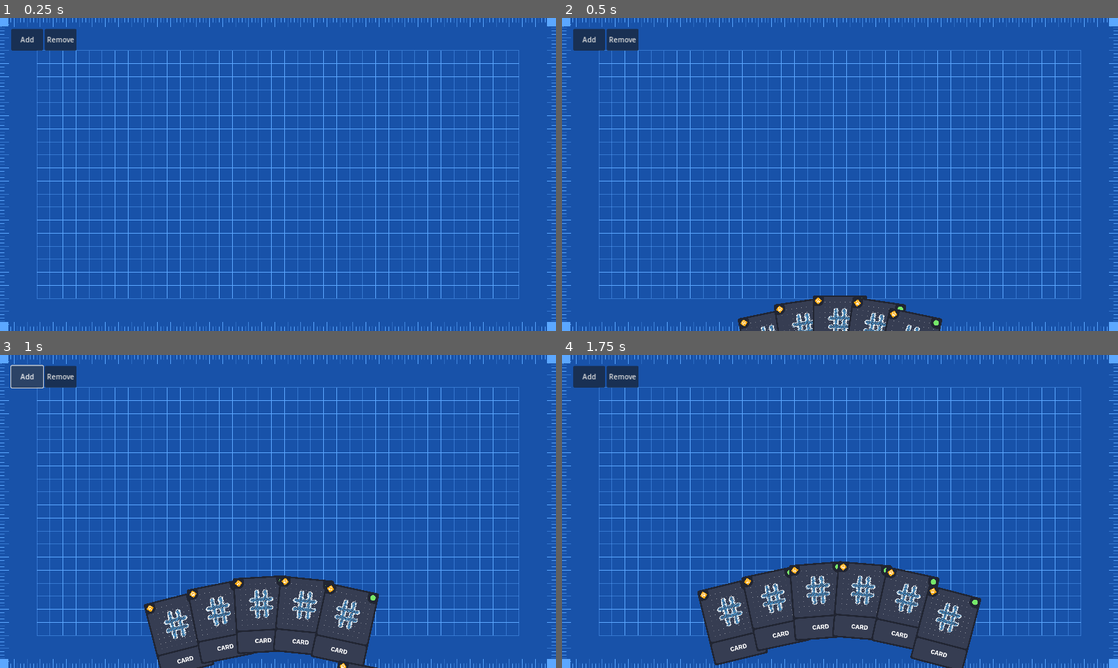
Above: before the commit, frames 1-4 (two rows, left to right).
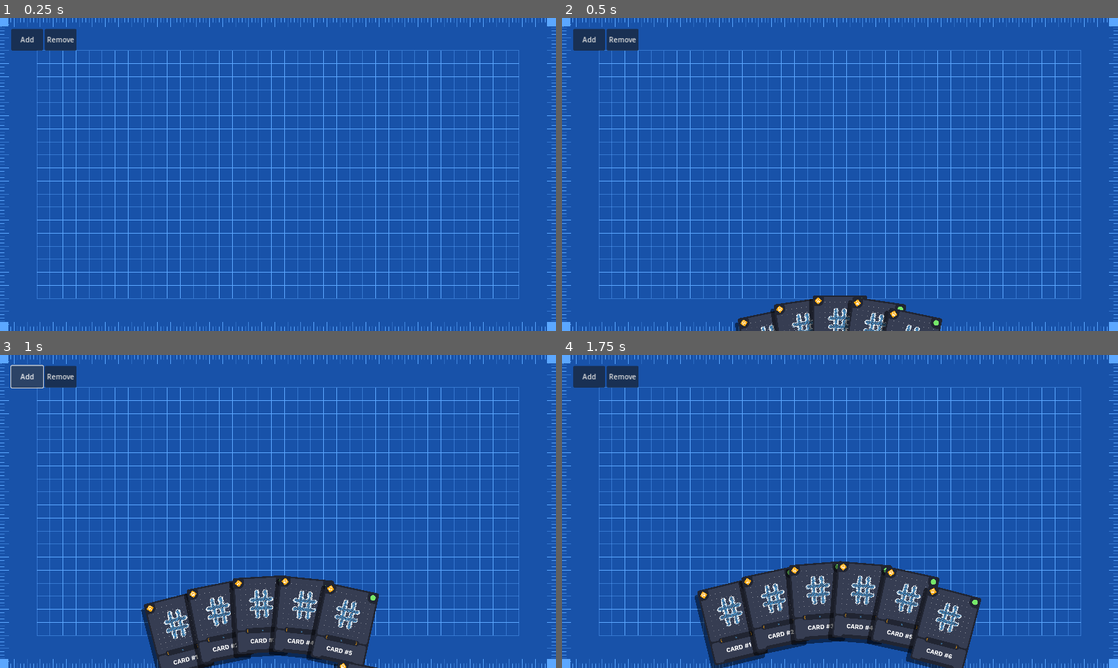
Above: after the commit, the same moments.

Repository: IamFastre/Numertica
Game: Godot game, scene res://scenes/game.tscn
The game is run twice, just before and just after one commit, with the same random seed, the same clock (stepped at 60 frames per second) and the same inputs.
Inputs (mouse positions are in pixels of both pictures, inside the frame that each line leads up to):
- Up to frame 1 (0.25 s): no input
- Up to frame 2 (0.5 s): no input
- Up to frame 3 (1 s): click "Add" at 0.5 s
- Up to frame 4 (1.75 s): click (734, 627) at 1.27 s

Frame 1 is identical in both runs. In frame 2, 0.2% of the frame differs, in the area x 31-61%, y 89-100%; in frame 3, 1.7%; in frame 4, 2.3%, in the area x 23-74%, y 66-100%.

Commit message:
card resource + card shadow shader

Diff:
--- /dev/null
+++ b/card.gdshader
@@ -0,0 +1,29 @@
+// version: 1.0 (modified)
+// repository: https://github.com/TABmk/godot-2d-shadow-shader
+
+shader_type canvas_item;
+
+uniform vec2 offset = vec2(-10.0, -10.0);
+uniform vec4 color : source_color;
+uniform bool debug = false;
+
+vec4 hideTrail(vec2 uv, sampler2D txtr, bool isMain) {
+	if (uv.x >= 0.0 && uv.x <= 1.0 && uv.y >= 0.0 && uv.y <= 1.0) {
+		vec4 texColor = texture(txtr, uv);
+		return isMain ? texColor : vec4(color.rgb, texColor.a - (1.0 - color.a));
+	}
+	return vec4(0.0);
+}
+
+void fragment() {
+	vec2 singlePX = TEXTURE_PIXEL_SIZE;
+
+	vec4 uv_texture = hideTrail(UV, TEXTURE, true) * COLOR;
+
+	vec2 shadow_uv = UV + offset * singlePX;
+	vec4 shadow = hideTrail(shadow_uv, TEXTURE, false);
+
+	vec4 res = mix(shadow, uv_texture, uv_texture.a);
+	vec4 debug_layer = vec4(1.0, 0.0, 0.0, 0.3);
+	COLOR = mix(debug ? debug_layer : res, res, res.a);
+}
--- a/scenes/card.tscn
+++ b/scenes/card.tscn
@@ -1,15 +1,51 @@
-[gd_scene load_steps=15 format=3 uid="uid://d0vfb4abomtui"]
+[gd_scene load_steps=24 format=3 uid="uid://d0vfb4abomtui"]
 
 [ext_resource type="Script" path="res://scripts/scenes/card.gd" id="1_7a6ey"]
 [ext_resource type="Texture2D" uid="uid://plv1ib6xch3h" path="res://assets/cards/foregrounds/hash.png" id="2_o6c5s"]
 [ext_resource type="Texture2D" uid="uid://cg7xn2e34eftj" path="res://assets/cards/backgrounds/dot_grid.png" id="3_e5idg"]
+[ext_resource type="Script" path="res://scripts/resources/card_parameter.gd" id="4_a5d1q"]
 [ext_resource type="Texture2D" uid="uid://cenb7pire8i36" path="res://assets/cards/parts/band.png" id="4_i63lc"]
 [ext_resource type="Texture2D" uid="uid://dnjbj2f5n00tg" path="res://assets/cards/parts/bulk.png" id="4_ul6wl"]
-[ext_resource type="Texture2D" uid="uid://bkv4jjebkgwwd" path="res://assets/cards/parts/frame.png" id="5_xidi0"]
+[ext_resource type="Script" path="res://scripts/resources/card.gd" id="5_lxpq0"]
+[ext_resource type="Texture2D" uid="uid://deaa0vxxrjrte" path="res://assets/cards/parts/frame.png" id="5_xidi0"]
+[ext_resource type="Script" path="res://scripts/resources/card_style.gd" id="6_8pwgf"]
 [ext_resource type="FontFile" uid="uid://b1os1hx24smli" path="res://assets/fonts/WorkSans/WorkSans-Bold.ttf" id="7_37i1n"]
 [ext_resource type="Texture2D" uid="uid://cliv54jdpe7cd" path="res://assets/cards/types/arithmetic.png" id="7_glwvx"]
+[ext_resource type="Shader" path="res://card.gdshader" id="7_w1v2u"]
+[ext_resource type="Texture2D" uid="uid://cketvniy38fh3" path="res://assets/cards/parts/bottom_band.png" id="8_saf5m"]
 [ext_resource type="Texture2D" uid="uid://bvu8rrpqawwh1" path="res://assets/cards/parts/cost.png" id="8_v2bvu"]
 [ext_resource type="PackedScene" uid="uid://21jc8njqn5go" path="res://components/draggable/draggable.tscn" id="9_c2o71"]
+
+[sub_resource type="Resource" id="Resource_qfn2j"]
+script = ExtResource("4_a5d1q")
+name = "x"
+description = ""
+type = 0
+
+[sub_resource type="Resource" id="Resource_jbonq"]
+script = ExtResource("6_8pwgf")
+accent_color = Color(0.270588, 0.533333, 0.72549, 1)
+bulk_color = Color(0.211765, 0.239216, 0.321569, 1)
+frame_color = Color(0.129412, 0.145098, 0.196078, 1)
+
+[sub_resource type="Resource" id="Resource_8xghp"]
+script = ExtResource("5_lxpq0")
+id = "card"
+name = "Card"
+description = "Card template"
+icon = 0
+style = SubResource("Resource_jbonq")
+foreground_texture = ExtResource("2_o6c5s")
+background_texture = ExtResource("3_e5idg")
+cost = 0
+type = 0
+parameters = Array[ExtResource("4_a5d1q")]([SubResource("Resource_qfn2j")])
+
+[sub_resource type="ShaderMaterial" id="ShaderMaterial_qivd2"]
+shader = ExtResource("7_w1v2u")
+shader_parameter/offset = Vector2(35, -35)
+shader_parameter/color = Color(0, 0, 0, 0.5)
+shader_parameter/debug = false
 
 [sub_resource type="LabelSettings" id="LabelSettings_lf210"]
 font = ExtResource("7_37i1n")
@@ -29,9 +65,9 @@
 scale = Vector2(0.5, 0.5)
 input_pickable = false
 script = ExtResource("1_7a6ey")
+resource = SubResource("Resource_8xghp")
 
 [node name="Sprite" type="Control" parent="."]
-self_modulate = Color(0.129412, 0.145098, 0.196078, 1)
 layout_mode = 3
 anchors_preset = 0
 offset_left = -125.0
@@ -44,6 +80,7 @@
 [node name="Bulk" type="TextureRect" parent="Sprite"]
 self_modulate = Color(0.211765, 0.239216, 0.321569, 1)
 clip_children = 2
+material = SubResource("ShaderMaterial_qivd2")
 layout_mode = 1
 anchors_preset = -1
 anchor_left = -0.2
@@ -96,6 +133,21 @@
 stretch_mode = 5
 metadata/_edit_use_anchors_ = true
 
+[node name="BottomBand" type="TextureRect" parent="Sprite"]
+self_modulate = Color(0.129412, 0.145098, 0.196078, 1)
+layout_mode = 1
+anchors_preset = -1
+anchor_left = 0.1
+anchor_top = 0.917
+anchor_right = 0.9
+anchor_bottom = 1.024
+offset_top = 0.0499878
+offset_right = -1.52588e-05
+offset_bottom = 0.0999756
+texture = ExtResource("8_saf5m")
+expand_mode = 1
+stretch_mode = 5
+
 [node name="Frame" type="TextureRect" parent="Sprite"]
 self_modulate = Color(0.129412, 0.145098, 0.196078, 1)
 layout_mode = 1
@@ -112,6 +164,7 @@
 expand_mode = 1
 
 [node name="Band" type="TextureRect" parent="Sprite"]
+visible = false
 self_modulate = Color(0.129412, 0.145098, 0.196078, 1)
 layout_mode = 1
 anchors_preset = -1
@@ -177,35 +230,39 @@
 max_lines_visible = 1
 metadata/_edit_use_anchors_ = true
 
-[node name="Corners" type="Control" parent="Sprite"]
-layout_mode = 1
+[node name="Borders" type="Control" parent="Sprite"]
+clip_contents = true
+layout_mode = 1
+anchor_right = 1.0
+anchor_bottom = 0.997286
+offset_bottom = 0.949982
+grow_horizontal = 2
+mouse_filter = 2
+metadata/_edit_use_anchors_ = true
+
+[node name="Type" type="TextureRect" parent="Sprite/Borders"]
+layout_mode = 1
+anchors_preset = -1
+anchor_left = 0.03
+anchor_top = 0.021
+anchor_right = 0.17
+anchor_bottom = 0.121
+offset_top = 0.15
+offset_bottom = 0.149994
+mouse_filter = 2
+texture = ExtResource("7_glwvx")
+expand_mode = 1
+stretch_mode = 5
+metadata/_edit_use_anchors_ = true
+
+[node name="Cost" type="TextureRect" parent="Sprite/Borders"]
+self_modulate = Color(0.462745, 0.909804, 0.415686, 1)
+layout_mode = 1
+anchors_preset = -1
+anchor_left = 0.8
 anchor_right = 1.0
 anchor_bottom = 0.143
 offset_bottom = -0.0500031
-grow_horizontal = 2
-mouse_filter = 2
-metadata/_edit_use_anchors_ = true
-
-[node name="Type" type="TextureRect" parent="Sprite/Corners"]
-layout_mode = 1
-anchors_preset = -1
-anchor_left = 0.03
-anchor_top = 0.15
-anchor_right = 0.17
-anchor_bottom = 0.85
-mouse_filter = 2
-texture = ExtResource("7_glwvx")
-expand_mode = 1
-stretch_mode = 5
-metadata/_edit_use_anchors_ = true
-
-[node name="Cost" type="TextureRect" parent="Sprite/Corners"]
-self_modulate = Color(0.462745, 0.909804, 0.415686, 1)
-layout_mode = 1
-anchors_preset = -1
-anchor_left = 0.8
-anchor_right = 1.0
-anchor_bottom = 1.0
 grow_horizontal = 2
 grow_vertical = 2
 mouse_filter = 2
@@ -235,6 +292,7 @@
 metadata/_edit_use_anchors_ = true
 
 [node name="CollisionShape2D" type="CollisionShape2D" parent="."]
+visible = false
 shape = SubResource("RectangleShape2D_deg3g")
 
 [node name="DraggableComponent" parent="." instance=ExtResource("9_c2o71")]
--- a/scripts/scenes/card.gd
+++ b/scripts/scenes/card.gd
@@ -3,25 +3,18 @@
 
 const TYPEICONS_PATH = "res://assets/cards/types/%s.png"
 
-@export var card_name:String = "Card"
-@export var cost:int = 0
-@export var card_icon:Card.Icon = Card.Icon.arithmetic
-@export var card_type:Card.Type = Card.Type.effect
-@export var foreground_texture:Texture2D = preload("res://assets/cards/foregrounds/hash.png")
-@export var background_texture:Texture2D = preload("res://assets/cards/backgrounds/dot_grid.png")
-@export var card_style:CardStyle = CardStyle.new()
-@export var parameters:Array[CardParameter]
-
+@export var resource:Card = Card.new()
 
 @onready var name_node:Label = $Sprite/CardName
 @onready var frame:TextureRect = $Sprite/Frame
 @onready var bulk:TextureRect = $Sprite/Bulk
+@onready var bottom_band:TextureRect = $Sprite/BottomBand
 
 @onready var foreground_art:TextureRect = $Sprite/Art/Foreground
 @onready var background_art:TextureRect = $Sprite/Art/Background
 
-@onready var type_icon:TextureRect = $Sprite/Corners/Type
-@onready var cost_icon:TextureRect = $Sprite/Corners/Cost
+@onready var type_icon:TextureRect = $Sprite/Borders/Type
+@onready var cost_icon:TextureRect = $Sprite/Borders/Cost
 
 @onready var band:TextureRect = $Sprite/Band
 @onready var parameters_brackets:Label = $Sprite/Band/Brackets
@@ -53,21 +46,24 @@
 # ========================================================================== #
 
 func configure() -> void:
-	name_node.text = card_name
-	frame.self_modulate = card_style.frame_color
-	bulk.self_modulate = card_style.bulk_color
+	name_node.text = resource.name
+	frame.self_modulate = resource.style.frame_color
+	bulk.self_modulate = resource.style.bulk_color
 
-	foreground_art.texture = foreground_texture
-	background_art.texture = background_texture
+	foreground_art.texture = resource.foreground_texture
+	background_art.texture = resource.background_texture
 
-	type_icon.texture = load(TYPEICONS_PATH % Card.Icon.keys()[card_icon])
-	cost_icon.self_modulate = Card.COST_COLOR[cost]
+	type_icon.texture = load(TYPEICONS_PATH % Card.Icon.keys()[resource.type])
+	cost_icon.self_modulate = Card.COST_COLOR[resource.cost]
 
-	if parameters.size() > 0:
+	if resource.parameters.size() > 0:
 		band.visible = true
-		band.self_modulate = card_style.frame_color
-		parameters_brackets.self_modulate = Card.ICON_COLOR[card_icon]
-		parameters_label.text = ', '.join(parameters.map(func(param): return param.get('name')))
-		parameters_label.self_modulate = card_style.accent_color
+		bottom_band.visible = true
+		band.self_modulate = resource.style.frame_color
+		bottom_band.self_modulate = resource.style.frame_color
+		parameters_brackets.self_modulate = Card.ICON_COLOR[resource.type]
+		parameters_label.text = ', '.join(resource.parameters.map(func(param): return param.get('name')))
+		parameters_label.self_modulate = resource.style.accent_color
 	else:
 		band.visible = false
+		bottom_band.visible = false
--- a/scripts/scenes/hand.gd
+++ b/scripts/scenes/hand.gd
@@ -33,6 +33,8 @@
 
 func add_card(card:CardNode) -> void:
 	card.name = 'card-%s' % card_count
+	card.resource = card.resource.duplicate()
+	card.resource.name = 'card #%s' % (card_count +1)
 	card.global_position.y = get_viewport().get_visible_rect().size.y
 	card_group.add_child(card)
 
Binary file added: assets/cards/parts/bottom_band.png
Not shown, added: assets/cards/parts/bottom_band.png.import
